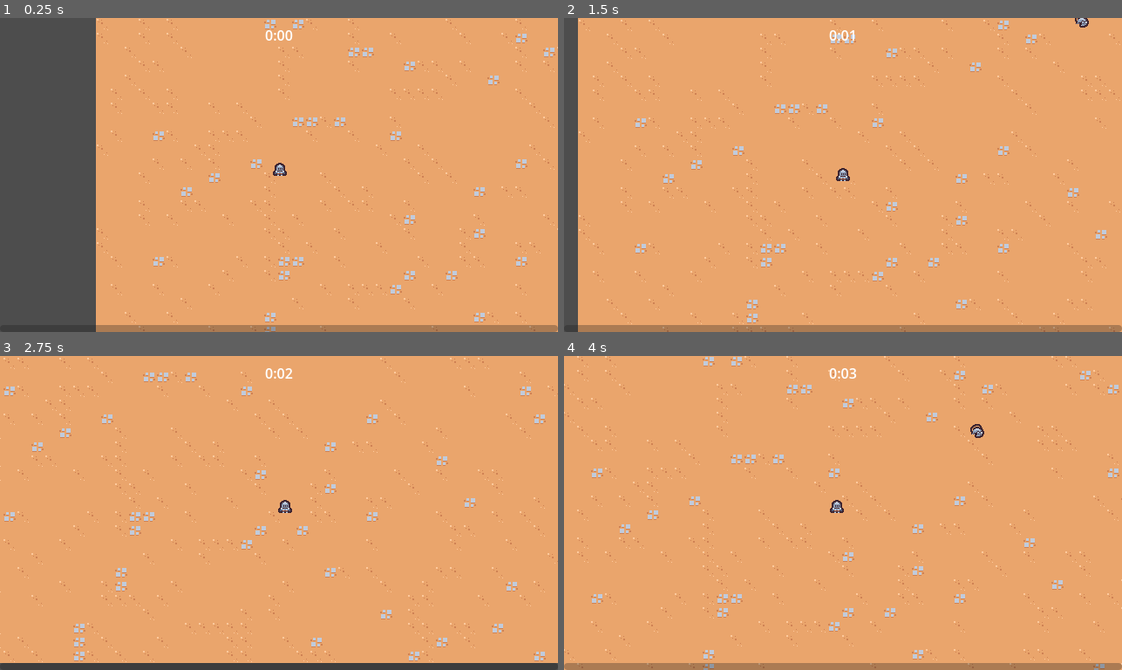
Above: before the commit, frames 1-4 (two rows, left to right).
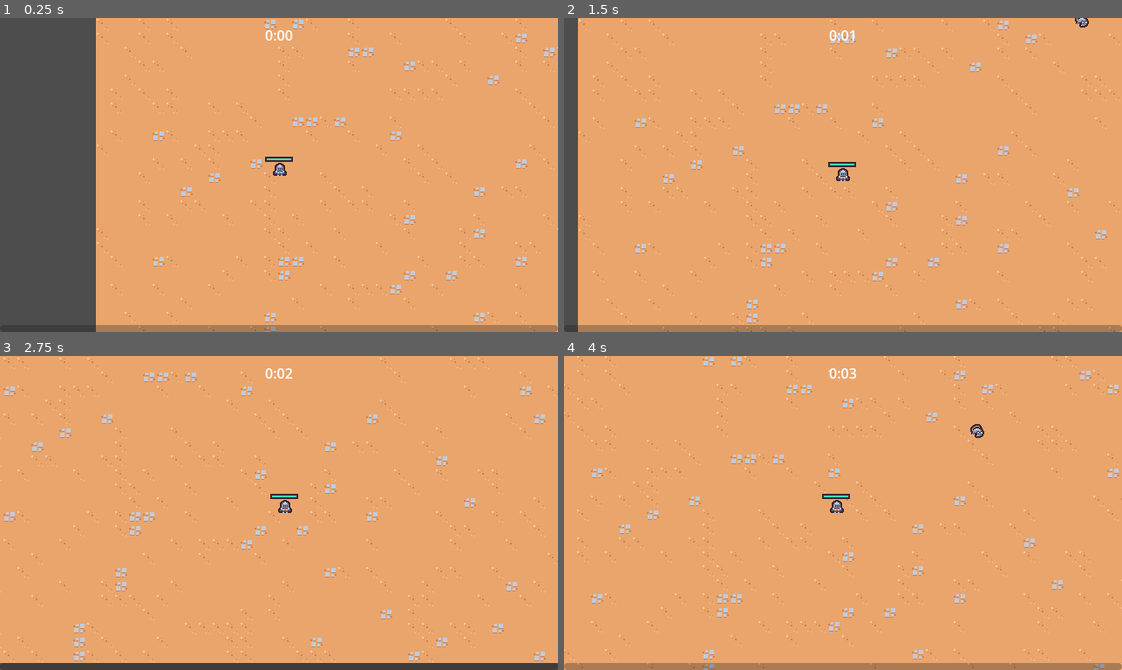
Above: after the commit, the same moments.

Repository: malefooo/godot-study
Game: Godot game, scene res://scenes/main/main.tscn
The game is run twice, just before and just after one commit, with the same random seed, the same clock (stepped at 60 frames per second) and the same inputs.
Inputs (mouse positions are in pixels of both pictures, inside the frame that each line leads up to):
- Up to frame 1 (0.25 s): no input
- Up to frame 2 (1.5 s): move the mouse to (965, 159) at 0.52 s; hold D (move_right) 0.53-1.28 s; click (965, 159) at 0.6 s; move the mouse to (731, 190) at 1.27 s; hold S (move_down) from 1.28 s (still down); click (731, 190) at 1.35 s
- Up to frame 3 (2.75 s): move the mouse to (334, 443) at 2.02 s; release S (move_down) at 2.03 s; hold D (move_right) from 2.03 s (still down); click (334, 443) at 2.1 s
- Up to frame 4 (4 s): move the mouse to (815, 575) at 2.77 s; release D (move_right) at 2.78 s; hold W (move_up) 2.78-3.53 s; click (815, 575) at 2.85 s; move the mouse to (1010, 560) at 3.52 s; hold A (move _left) from 3.53 s (still down); click (1010, 560) at 3.6 s

The runs differ from the first frame. In frame 1, less than 0.1% of the frame differs, in the area x 47-53%, y 44-46%; in frame 2, less than 0.1%; in frame 3, less than 0.1%; in frame 4, less than 0.1%.

Commit message:
第27节课

Diff:
--- a/scenes/component/health_component.gd
+++ b/scenes/component/health_component.gd
@@ -2,6 +2,7 @@
 class_name HealthComponent
 
 signal died
+signal health_changed
 
 @export var max_health: float = 10
 var current_health
@@ -13,7 +14,13 @@
 
 func damage(damage_amount: float):
 	current_health  = max(current_health - damage_amount, 0)
+	health_changed.emit()
 	Callable(check_death).call_deferred()
+
+func get_health_percent():
+	if max_health <= 0:
+		return
+	return min(current_health / max_health, 1)
 
 func check_death():
 	if current_health == 0:
--- a/scenes/game_object/player/player.gd
+++ b/scenes/game_object/player/player.gd
@@ -4,6 +4,8 @@
 const ACCELERAATION_SMOOTHING = 25
 
 @onready var damage_interval_timer = $DamageIntervalTimer
+@onready var health_component = $HealthComponent
+@onready var health_bar = $HealthBar
 
 var number_colliding_bodies = 0
 
@@ -12,6 +14,8 @@
 	$CollisionArea2D.body_entered.connect(on_body_entered)
 	$CollisionArea2D.body_exited.connect(on_body_exited)
 	damage_interval_timer.timeout.connect(on_damage_interval_timer_timeout)
+	health_component.health_changed.connect(on_health_changed)
+	update_health_display()
 
 
 # Called every frame. 'delta' is the elapsed time since the previous frame.
@@ -24,6 +28,8 @@
 	velocity = velocity.lerp(target_velocity, 1- exp(-delta * ACCELERAATION_SMOOTHING))
 	move_and_slide()
 
+func update_health_display():
+	health_bar.value = health_component.get_health_percent()
 
 func get_movement_verctor():
 	var x = Input.get_action_strength("move_right") - Input.get_action_strength("move _left")
@@ -33,7 +39,7 @@
 func check_deal_damage():
 	if number_colliding_bodies == 0 || !damage_interval_timer.is_stopped():
 		return
-	$HealthComponent.damage(1)
+	health_component.damage(1)
 	damage_interval_timer.start()
 
 func on_body_entered(other_body: Node2D):
@@ -45,3 +51,6 @@
 
 func on_damage_interval_timer_timeout():
 	check_deal_damage()
+
+func on_health_changed():
+	update_health_display()
--- a/scenes/game_object/player/player.tscn
+++ b/scenes/game_object/player/player.tscn
@@ -1,9 +1,20 @@
-[gd_scene load_steps=8 format=3 uid="uid://bn5vkglt26bnv"]
+[gd_scene load_steps=10 format=3 uid="uid://bn5vkglt26bnv"]
 
 [ext_resource type="PackedScene" uid="uid://dubxwlhti55n6" path="res://scenes/ability/sword_ability_controller/sword_ability_controller.tscn" id="1_1a1v4"]
 [ext_resource type="Texture2D" uid="uid://lnayxedk2ipu" path="res://scenes/game_object/player/player.png" id="1_42q0l"]
 [ext_resource type="Script" path="res://scenes/game_object/player/player.gd" id="1_070f7"]
 [ext_resource type="PackedScene" uid="uid://bsfmmet3jy1lh" path="res://scenes/component/health_component.tscn" id="2_txvf4"]
+
+[sub_resource type="StyleBoxFlat" id="StyleBoxFlat_plax7"]
+bg_color = Color(0.247059, 0.14902, 0.192157, 1)
+
+[sub_resource type="StyleBoxFlat" id="StyleBoxFlat_p5hjk"]
+bg_color = Color(0.262745, 0.882353, 0.701961, 1)
+border_width_left = 2
+border_width_top = 2
+border_width_right = 2
+border_width_bottom = 2
+border_color = Color(0.247059, 0.14902, 0.192157, 1)
 
 [sub_resource type="CircleShape2D" id="CircleShape2D_8etxl"]
 radius = 32.0
@@ -31,6 +42,19 @@
 wait_time = 0.5
 one_shot = true
 
+[node name="HealthBar" type="ProgressBar" parent="."]
+custom_minimum_size = Vector2(32, 6)
+offset_left = -17.0
+offset_top = -22.0
+offset_right = 15.0
+offset_bottom = -16.0
+pivot_offset = Vector2(16, 3)
+theme_override_styles/background = SubResource("StyleBoxFlat_plax7")
+theme_override_styles/fill = SubResource("StyleBoxFlat_p5hjk")
+max_value = 1.0
+value = 0.5
+show_percentage = false
+
 [node name="PickupArea2D" type="Area2D" parent="."]
 collision_layer = 16
 collision_mask = 0
--- a/scenes/main/main.tscn
+++ b/scenes/main/main.tscn
@@ -6,7 +6,6 @@
 [ext_resource type="PackedScene" uid="uid://cc06tyjov3n68" path="res://scenes/ui/arena_time_ui.tscn" id="1_s7gb5"]
 [ext_resource type="PackedScene" uid="uid://bva1klg8nywyi" path="res://scenes/ui/experience_bar.tscn" id="2_18f5q"]
 [ext_resource type="PackedScene" uid="uid://dtet5ya72b60m" path="res://scenes/manager/arena_time_manager.tscn" id="2_30gvt"]
-[ext_resource type="Script" path="res://scenes/game_object/player/player.gd" id="2_crr83"]
 [ext_resource type="TileSet" uid="uid://babc8xkuyq3wl" path="res://resources/tileset.tres" id="3_6cicg"]
 [ext_resource type="PackedScene" uid="uid://dm3qcev8le67m" path="res://scenes/manager/experience_manager.tscn" id="4_aoplh"]
 [ext_resource type="PackedScene" uid="uid://dh8ibxt4qfnn6" path="res://scenes/manager/upgrade_manager.tscn" id="6_airc6"]
@@ -40,6 +39,5 @@
 
 [node name="Player" parent="Entities" instance=ExtResource("1_2jsuo")]
 position = Vector2(131, 102)
-script = ExtResource("2_crr83")
 
 [node name="Foreground" type="Node2D" parent="." groups=["foreground_layer"]]
Not shown: 1 places in scenes/main/main.tscn that only renumber resources
